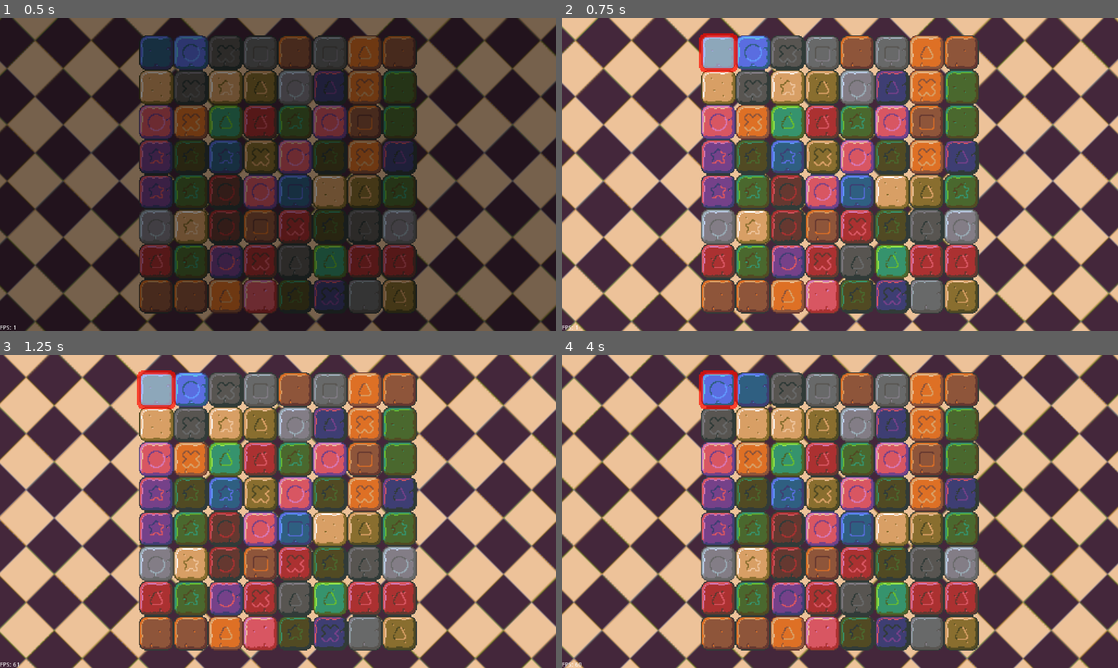
Above: before the commit, frames 1-4 (two rows, left to right).
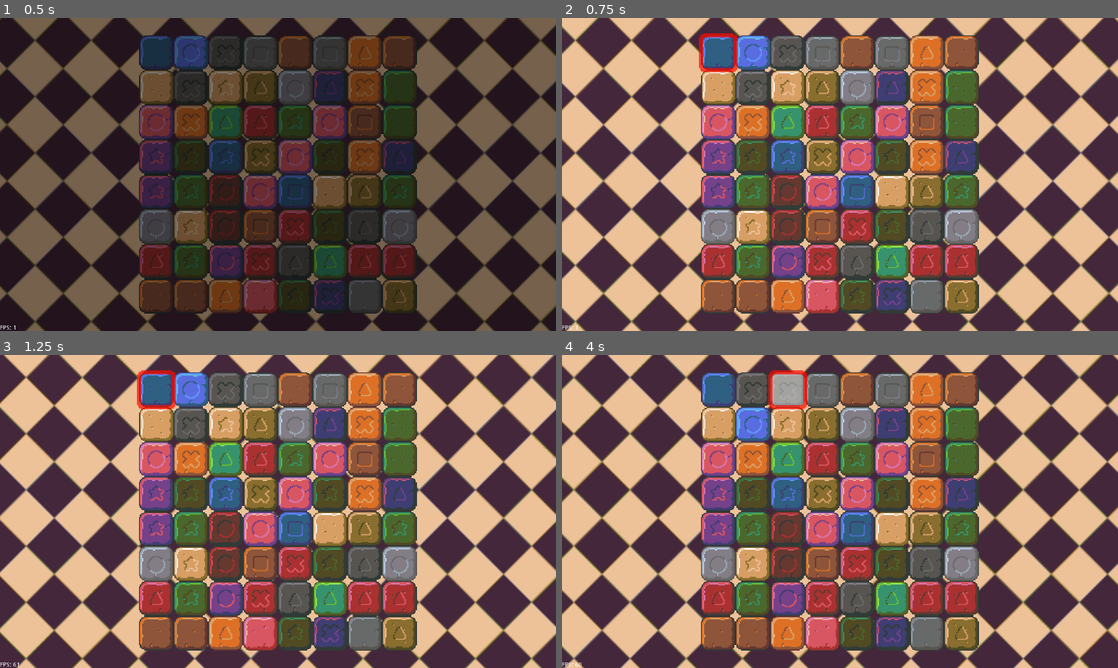
Above: after the commit, the same moments.

Repository: MzaxnaV/GodotGames
Game: Godot game, scene res://scenes/Main.tscn
Two runs of this game, one before a commit and one after it. Both use one fixed random seed, a clock stepped at 60 frames per second and the inputs below.
Inputs:
- Up to frame 1 (0.5 s): no input
- Up to frame 2 (0.75 s): tap Enter (ui_accept) at 0.5, 0.6 s; hold Right (ui_right) from 0.53 s (still down)
- Up to frame 3 (1.25 s): keep holding Right (ui_right); tap Enter (ui_accept) at 0.77, 1.07 s
- Up to frame 4 (4 s): release Right (ui_right) at 1.28 s; hold Down (ui_down) 1.28-2.03 s; tap Enter (ui_accept) at 1.35, 1.52, 1.82, 2.1, 2.85, 3.02, 3.32, 3.6, 3.77 s; hold Right (ui_right) 2.03-2.78 s; hold Up (ui_up) 2.78-3.53 s; hold Left (ui_left) from 3.53 s (still down)

Frame 1 is identical in both runs. In frame 2, 0.6% of the frame differs, in the area x 25-32%, y 5-17%; in frame 3, 0.6%; in frame 4, 3.6%, in the area x 24-45%, y 4-28%.

Commit message:
swap2

Diff:
--- a/scenes/Board.tscn
+++ b/scenes/Board.tscn
@@ -4,7 +4,7 @@
 [ext_resource path="res://graphics/select.png" type="Texture" id=2]
 [ext_resource path="res://graphics/highlight.png" type="Texture" id=3]
 
-[node name="Board" type="Node2D"]
+[node name="Board" type="Node2D" index="0"]
 
 script = ExtResource( 1 )
 _sections_unfolded = [ "Material", "Visibility" ]
--- a/scripts/Board.gd
+++ b/scripts/Board.gd
@@ -42,5 +42,7 @@
 	tiles[pos2.x/32 + 8*pos2.y/32] = temp
 
 	#fix their positions
-	tiles[pos1.x/32 + 8*pos1.y/32].position = pos1
-	tiles[pos2.x/32 + 8*pos2.y/32].position = pos2
+	$Tween.interpolate_property(tiles[pos1.x/32 + 8*pos1.y/32], 'position', pos2, pos1, 0.3, Tween.TRANS_EXPO, Tween.EASE_OUT)
+	$Tween.interpolate_property(tiles[pos2.x/32 + 8*pos2.y/32], 'position', pos1, pos2, 0.3, Tween.TRANS_EXPO, Tween.EASE_OUT)
+	$Tween.interpolate_property($Highlight, 'position', pos1, pos2, 0.3, Tween.TRANS_EXPO, Tween.EASE_OUT)
+	$Tween.start()
--- a/scripts/fsm/states/PlayState.gd
+++ b/scripts/fsm/states/PlayState.gd
@@ -3,8 +3,8 @@
 var board = null
 
 var selected_tile = null
-var highlighted = true
-var swap = false
+var highlighted = false
+var allow_swap = false
 
 func enter(params):
 	board = params
@@ -15,32 +15,33 @@
 	board.queue_free()
 
 func handle_event(event):
+	if highlighted:
+		var x = selected_tile.position.x / 32
+		var y = selected_tile.position.y / 32
 
-	var x = selected_tile.position.x / 32
-	var y = selected_tile.position.y / 32
+		if event.is_action_released("ui_up"):
+			if y > 0:
+				selected_tile = board.get_tile(x, y - 1)
+		elif event.is_action_released("ui_down"):
+			if y < board.size - 1:
+				selected_tile = board.get_tile(x, y + 1)
+		elif event.is_action_released("ui_left"):
+			if x > 0:
+				selected_tile = board.get_tile(x - 1, y)
+		elif event.is_action_released("ui_right"):
+			if x < board.size - 1:
+				selected_tile = board.get_tile(x + 1, y)
 
-	if event.is_action_released("ui_up"):
-		if y > 0:
-			selected_tile = board.get_tile(x, y - 1)
-	elif event.is_action_released("ui_down"):
-		if y < board.size - 1:
-			selected_tile = board.get_tile(x, y + 1)
-	elif event.is_action_released("ui_left"):
-		if x > 0:
-			selected_tile = board.get_tile(x - 1, y)
-	elif event.is_action_released("ui_right"):
-		if x < board.size - 1:
-			selected_tile = board.get_tile(x + 1, y)
-	elif event.is_action_released("ui_accept"):
+		board.highlight(selected_tile.position)
+
+	if event.is_action_released("ui_accept"):
 		if not highlighted:
 			highlighted = true
+			board.highlight(selected_tile.position)
 		else:
-			if !swap:
+			if !allow_swap:
 				board.select(selected_tile.position)
 			else:
 				board.swap()
 
-			swap = !swap
-
-	if highlighted:
-		board.highlight(selected_tile.position)
+			allow_swap = !allow_swap
